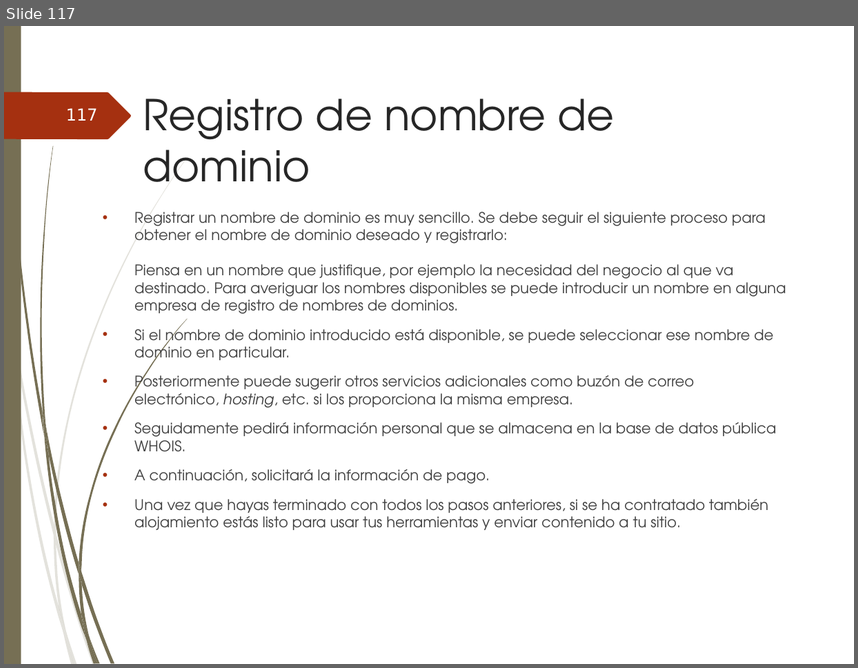
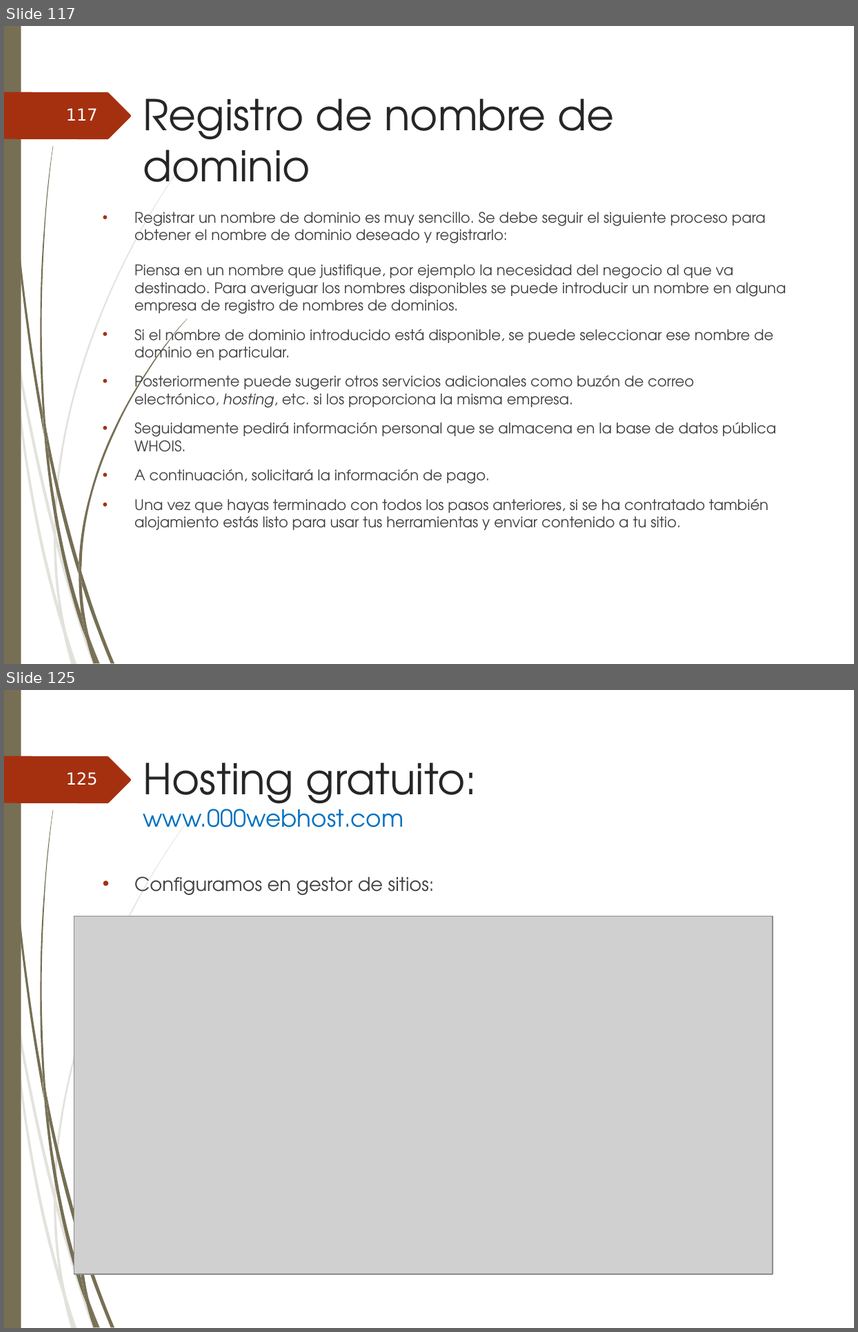
Before and after one commit to ammDAW/daw, a slide deck: 2_DAW/DAW - Beatriz/UT1_Implantación de arquitecturas web.ppt. Shown one above the other, each under a label of ours: slide 117 before the commit, slides 117 and 125 after it; the slides between them are not shown. The pictures are 858x668 and 858x1332 pixels, drawn with LibreOffice and Linux fonts; fonts in the diff are those of the drawing; grey boxes stand for pictures; background and template pictures are left out. Boxes give left, top, right and bottom in pixels: in the first picture for what was removed or moved away, otherwise in the second. Text is boxed around its words. In the diff, an @@ line names an element or a change of style, - is before the commit and + after.

Commit message:
hosting gratuito modified

```diff
--- a/2_DAW/DAW - Beatriz/UT1_Implantación de arquitecturas web.ppt
+++ b/2_DAW/DAW - Beatriz/UT1_Implantación de arquitecturas web.ppt
@@ slide 125 added at [4, 690, 854, 1328], background picture (left out); not listed: 22 template elements that a slide beside it also shows @@
@@ page number added at [66, 772, 98, 785], 14 pt, text #FEFFFF @@
+125
@@ title added at [143, 762, 477, 827], 20 pt, text #0070C0 @@
+Hosting gratuito:
+www.000webhost.com
@@ text added at [134, 876, 435, 895], 16 pt, text #404040 @@
+• Configuramos en gestor de sitios:
@@ picture added at [74, 916, 773, 1274] @@
```
Also in this commit, not shown: 12 other slides added, 1 other file.
